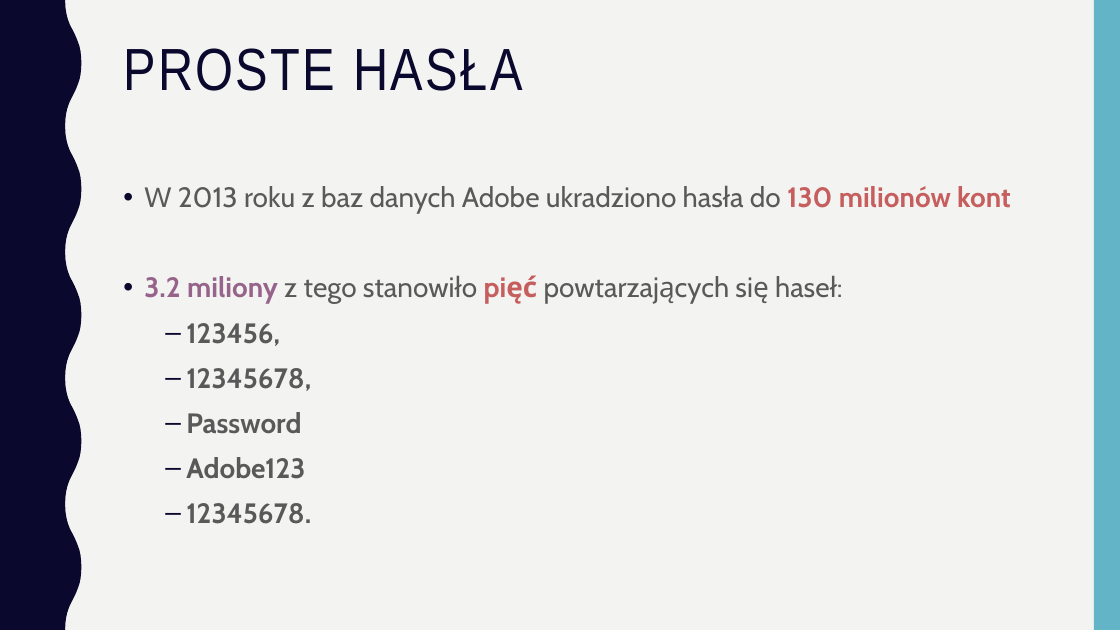
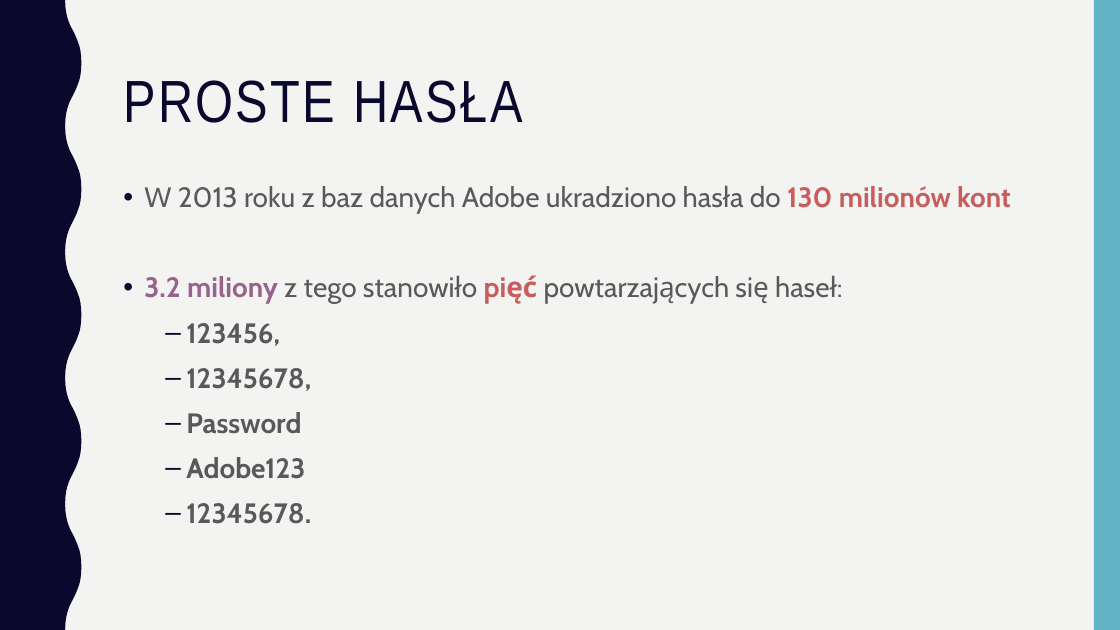
Before and after one commit to blackbat13/cs-lut, a slide deck: slide 2 of Bezpieczeństwo/Hasła.pptx. Drawn at 1120x630 pixels with LibreOffice and Linux fonts; fonts in the diff are those of the drawing. Boxes give left, top, right and bottom in pixels: in the first picture for what was removed or moved away, otherwise in the second. Text is boxed around its words. In the diff, an @@ line names an element or a change of style, - is before the commit and + after.

```diff
--- a/Bezpieczeństwo/Hasła.pptx
+++ b/Bezpieczeństwo/Hasła.pptx
@@ title "PROSTE HASŁA" at (123, 80, 523, 123): vertical alignment top to middle @@
```
Also in this commit, not shown: 6 other slides changed, 2 slides added, 1 slide removed.
